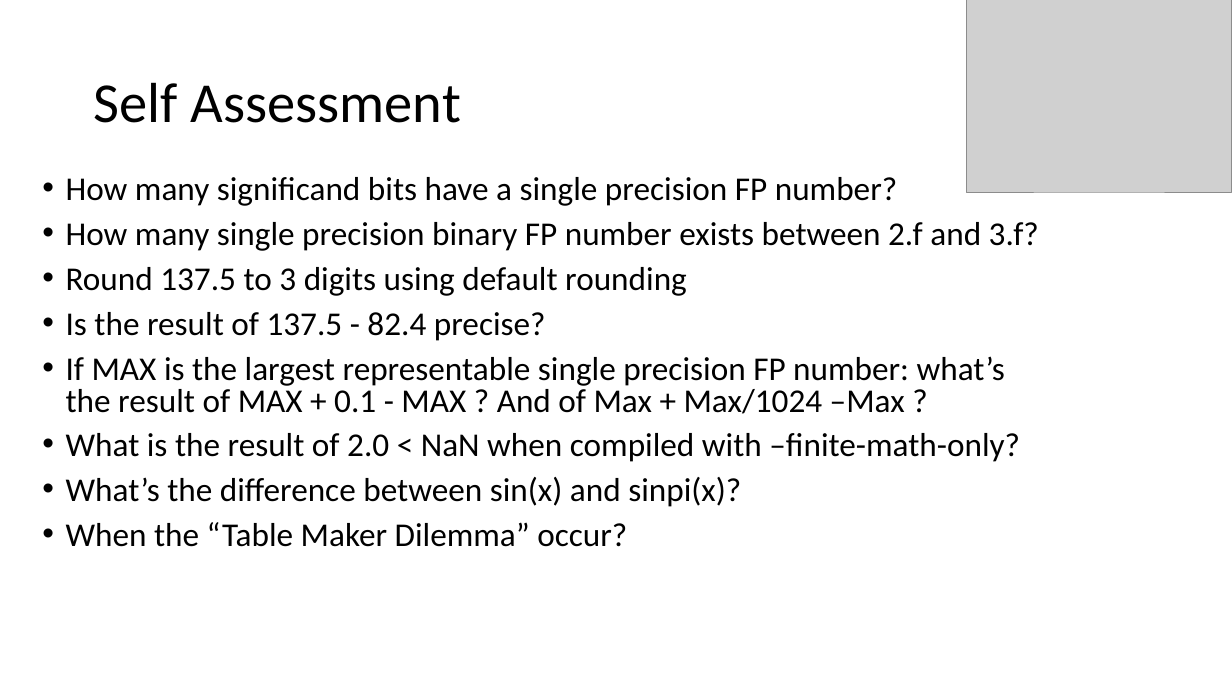
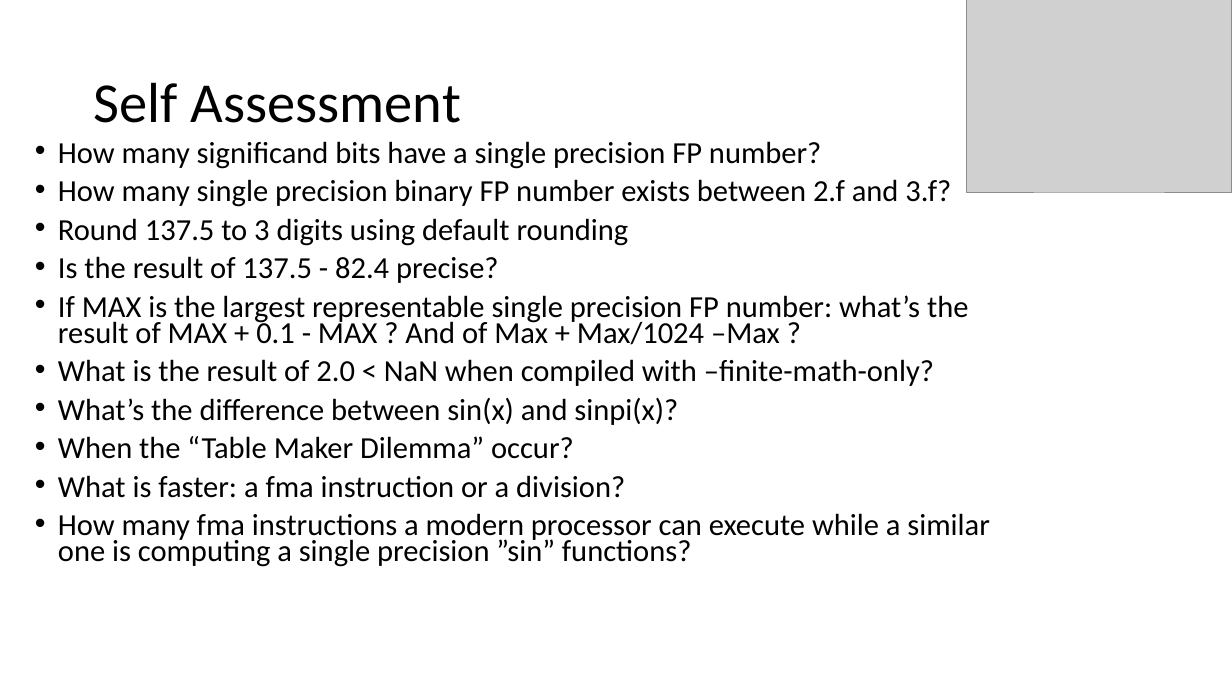
Before and after one commit to VinInn/FPCourse, a slide deck: slide 64 of Slides/FPforScientist.pptx (slide 63 before the commit). Drawn at 1232x693 pixels with LibreOffice and Linux fonts; fonts in the diff are those of the drawing; grey boxes stand for pictures. Boxes give left, top, right and bottom in pixels: in the first picture for what was removed or moved away, otherwise in the second. Text is boxed around its words. In the diff, an @@ line names an element or a change of style, - is before the commit and + after.

```diff
--- a/Slides/FPforScientist.pptx
+++ b/Slides/FPforScientist.pptx
@@ text "How many significand bits have ...": place and size @@
-text "How many significand bits have ..." at (66, 177, 1039, 547)
+text "How many significand bits have ..." at (58, 141, 990, 567)
@@ text at (58, 141, 968, 459): size 25.9 to 23.8 pt in "How many significand bits have a single ...", "How many single precision binary FP number ...", "Round 137.5 to 3 digits using default ...", "Is the result of 137.5 - 82.4 ..." and 4 more places; line spacing 0.8 to 0.7 @@
@@ text at (58, 475, 990, 567): paragraphs added @@
+• What is faster: a fma instruction or a division?
+• How many fma instructions a modern processor can execute while a similar one is computing a single precision ”sin” functions?
```
Also in this commit, not shown: 10 other slides changed, 1 slide added.
